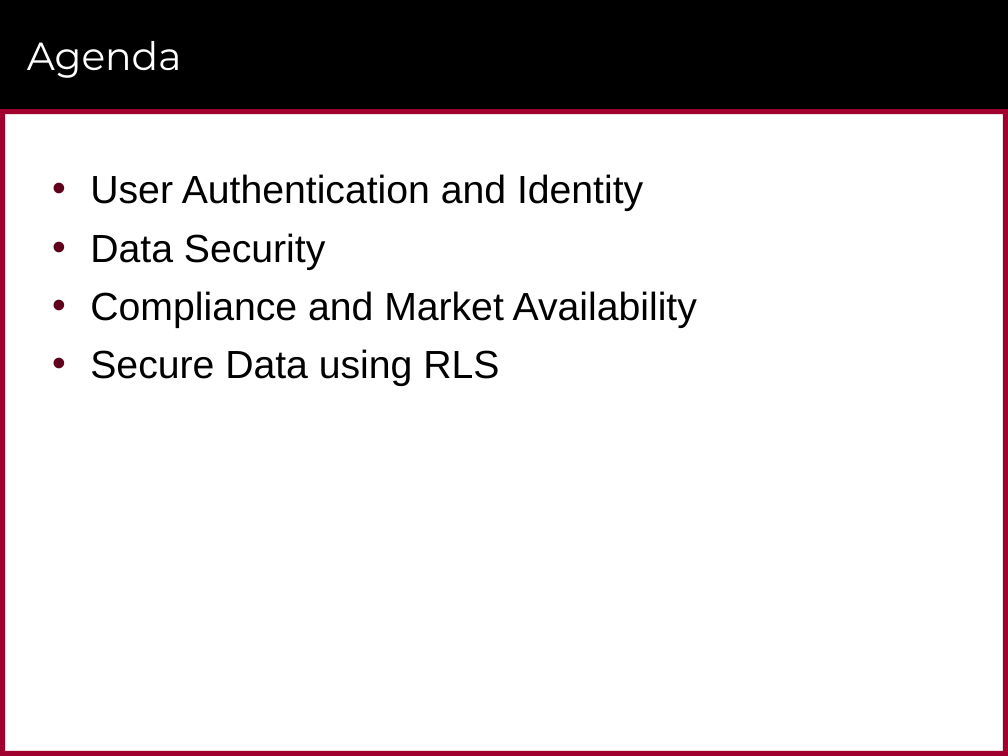
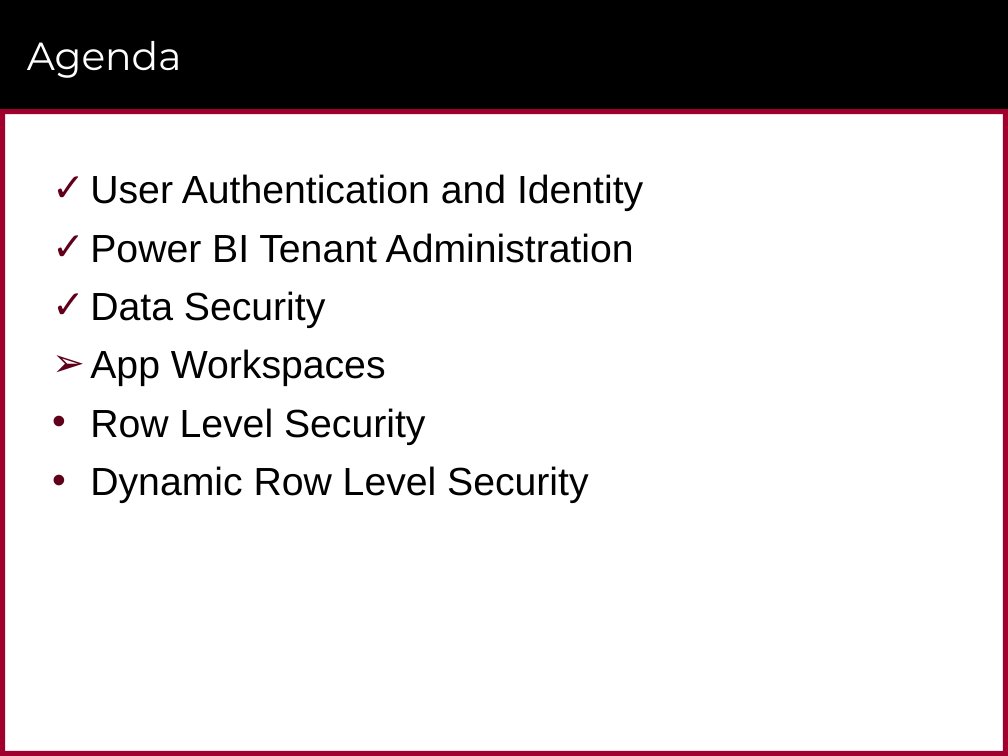
Before and after one commit to CriticalPathTraining/Summit2017, a slide deck: slide 25 of Power BI Security Best Practices.pptx (slide 28 before the commit). Drawn at 1008x756 pixels with LibreOffice and Linux fonts; fonts in the diff are those of the drawing; background and template pictures are left out. Boxes give left, top, right and bottom in pixels: in the first picture for what was removed or moved away, otherwise in the second. Text is boxed around its words. In the diff, an @@ line names an element or a change of style, - is before the commit and + after.

```diff
--- a/Power BI Security Best Practices.pptx
+++ b/Power BI Security Best Practices.pptx
@@ text at (90, 174, 643, 328): bullet • to ✓ @@
@@ text at (90, 233, 634, 263): paragraph added @@
+✓ Power BI Tenant Administration
@@ text at (90, 349, 588, 503): text changed @@
-• Compliance and Market Availability
-• Secure Data using RLS
+➢ App Workspaces
+• Row Level Security
+• Dynamic Row Level Security
```
Also in this commit, not shown: 20 other slides changed, 18 slides added, 7 slides removed, 1 other file.
